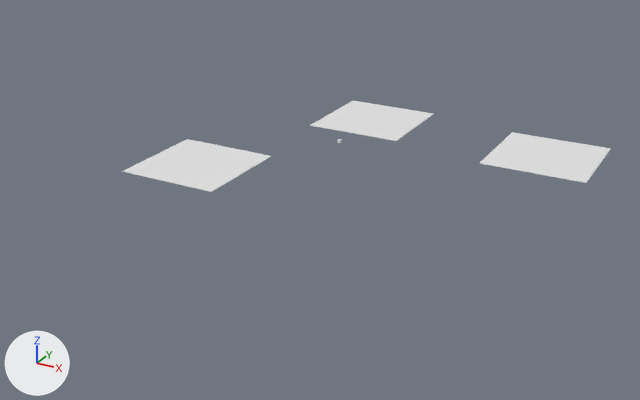
The Blender file assets/map/farmgame_map.blend as it was, and as the next commit left it.
The view is the same before and after, from a camera (50 mm lens) standing at (124.3, -239.1, 97.4) and looking at (6.6, -24.9, -9.7). Every picture has the same lights, and +X, +Y and +Z are marked at lower left.

The first picture shows 'plot.001', 'plot.002', 'plot.003'.
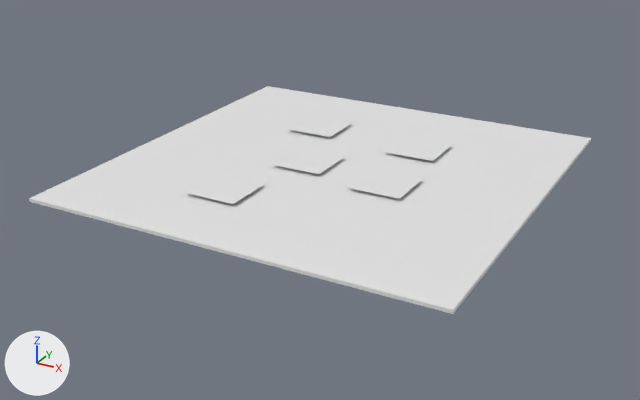
The change, as JSON lines over the scene's bpy script:
```json
{"op": "set", "path": "ob_plot_001.location", "old": "(62.0, 19.0, 0.0)", "new": "(-12.5, 10.0, 0.0)"}
{"op": "set", "path": "ob_plot_001.scale", "old": "(32.0, 32.0, 0.1)", "new": "(16.0, 16.0, 0.1)"}
{"op": "set", "path": "ob_plot_002.location", "old": "(0.0, 25.0, 0.0)", "new": "(0.0, -20.0, 0.0)"}
{"op": "set", "path": "ob_plot_002.scale", "old": "(32.0, 32.0, 0.1)", "new": "(16.0, 16.0, 0.1)"}
{"op": "set", "path": "ob_plot_003.location", "old": "(-28.0, -38.0, 0.0)", "new": "(25.0, 6.0, 0.0)"}
{"op": "set", "path": "ob_plot_003.scale", "old": "(32.0, 32.0, 0.1)", "new": "(16.0, 16.0, 0.1)"}
{"op": "set", "path": "ob_cube.location", "old": "(0.0, 0.0, 0.0)", "new": "(7.4, -17.7, -1.5)"}
{"op": "set", "path": "ob_cube.scale", "old": "(1.0, 1.0, 1.0)", "new": "(125.0, 125.0, 1.0)"}
{"op": "add", "block": "ob_plot_005", "code": ["ob_plot_005 = bpy.data.objects.new('plot.005', me_cube_005)", "ob_plot_005.location = (-10.0, -50.0, 0.0)", "ob_plot_005.scale = (16.0, 16.0, 0.1)"]}
{"op": "add", "block": "ob_plot_004", "code": ["ob_plot_004 = bpy.data.objects.new('plot.004', me_cube_007.copy())  # the mesh of ob_cube", "ob_plot_004.location = (28.0, -25.0, 0.0)", "ob_plot_004.scale = (16.0, 16.0, 0.1)"]}
```

Location of each change, (x1, y1, x2, y2) in pixels of the pictures (640 x 400 px):
```json
{"object": "Cube", "change": "moved, rescaled", "before": [337, 139, 342, 143], "after": [29, 86, 591, 314]}
{"object": "plot.003", "change": "moved, rescaled", "before": [122, 139, 271, 192], "after": [385, 137, 452, 161], "on screen": "55% narrower, 54% shorter"}
{"object": "plot.001", "change": "moved, rescaled", "before": [480, 132, 611, 183], "after": [288, 116, 352, 137], "on screen": "51% narrower, 58% shorter"}
{"object": "plot.002", "change": "moved, rescaled", "before": [310, 101, 433, 141], "after": [273, 148, 344, 174], "on screen": "42% narrower, 34% shorter"}
{"object": "plot.005", "change": "added", "after": [185, 174, 264, 204]}
{"object": "plot.004", "change": "added", "after": [348, 169, 423, 199]}
```
